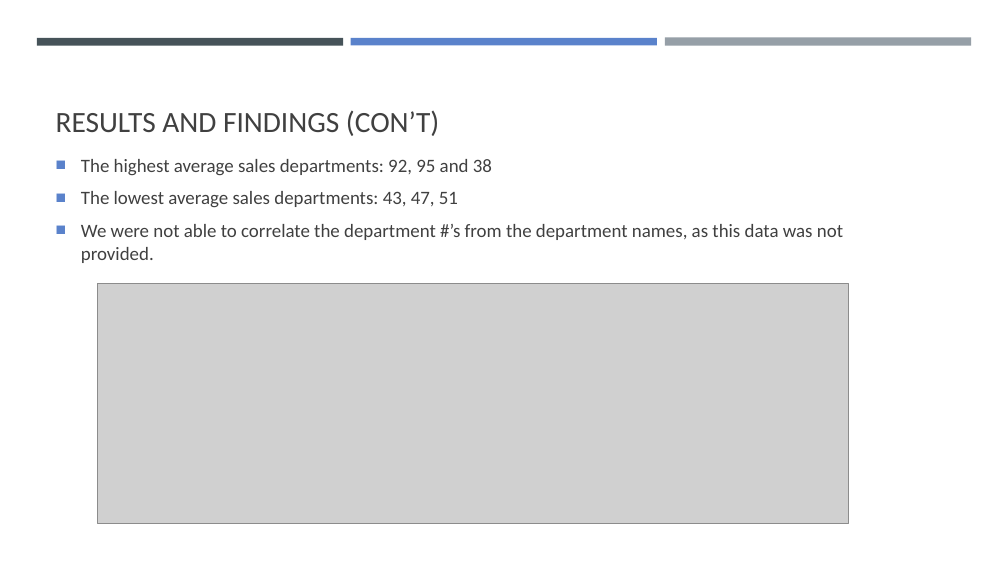
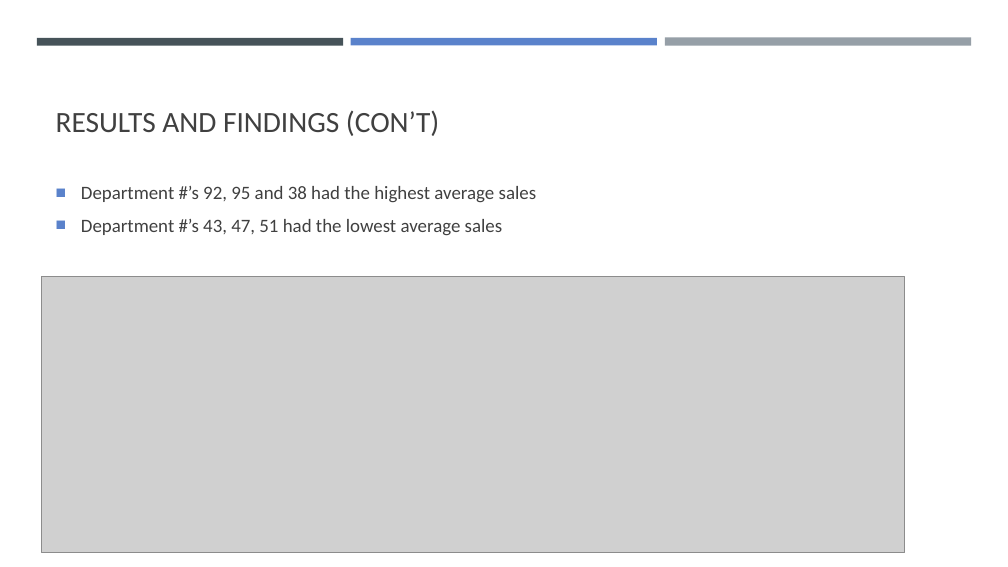
Before and after one commit to tbhaijee/Walmart-Sales-Predications, a slide deck: slide 13 of Project 1 PPT Slides.pptx. Drawn at 1008x567 pixels with LibreOffice and Linux fonts; fonts in the diff are those of the drawing; grey boxes stand for pictures. Boxes give left, top, right and bottom in pixels: in the first picture for what was removed or moved away, otherwise in the second. Text is boxed around its words. In the diff, an @@ line names an element or a change of style, - is before the commit and + after.

```diff
--- a/Project 1 PPT Slides.pptx
+++ b/Project 1 PPT Slides.pptx
@@ text at [81,186,537,236]: text changed @@
-■ The highest average sales departments: 92, 95 and 38
-■ The lowest average sales departments: 43, 47, 51
-■ We were not able to correlate the department #’s from the department names, as this data was not provided.
+■ Department #’s 92, 95 and 38 had the highest average sales
+■ Department #’s 43, 47, 51 had the lowest average sales
@@ picture: place and size @@
-picture at [98,284,848,524]
+picture at [42,277,905,554]
```
Also in this commit, not shown: 9 other slides changed.
